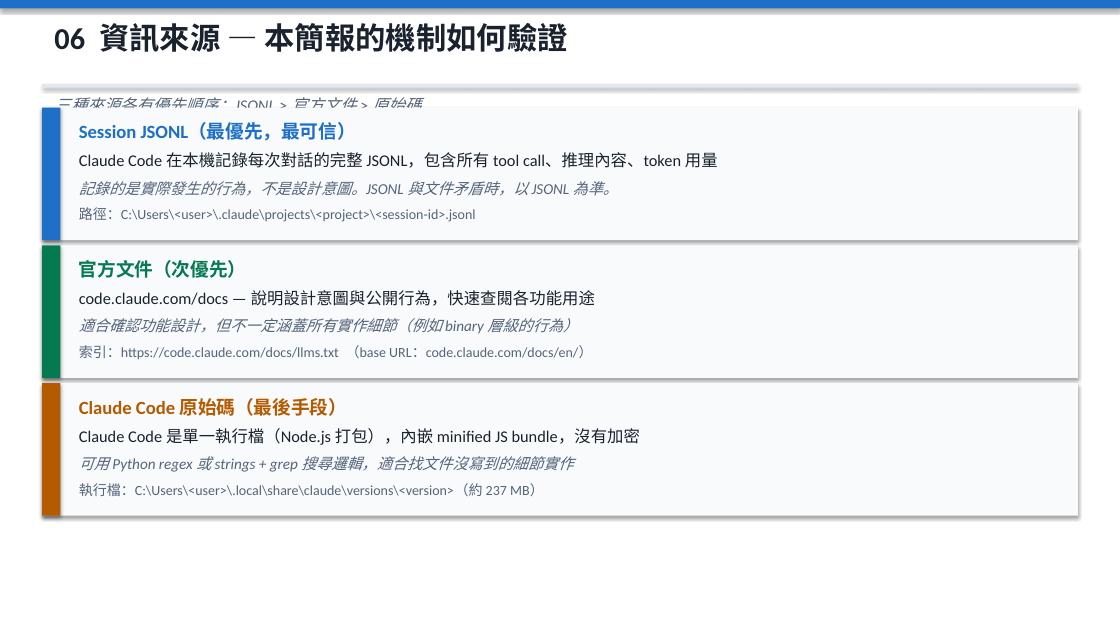
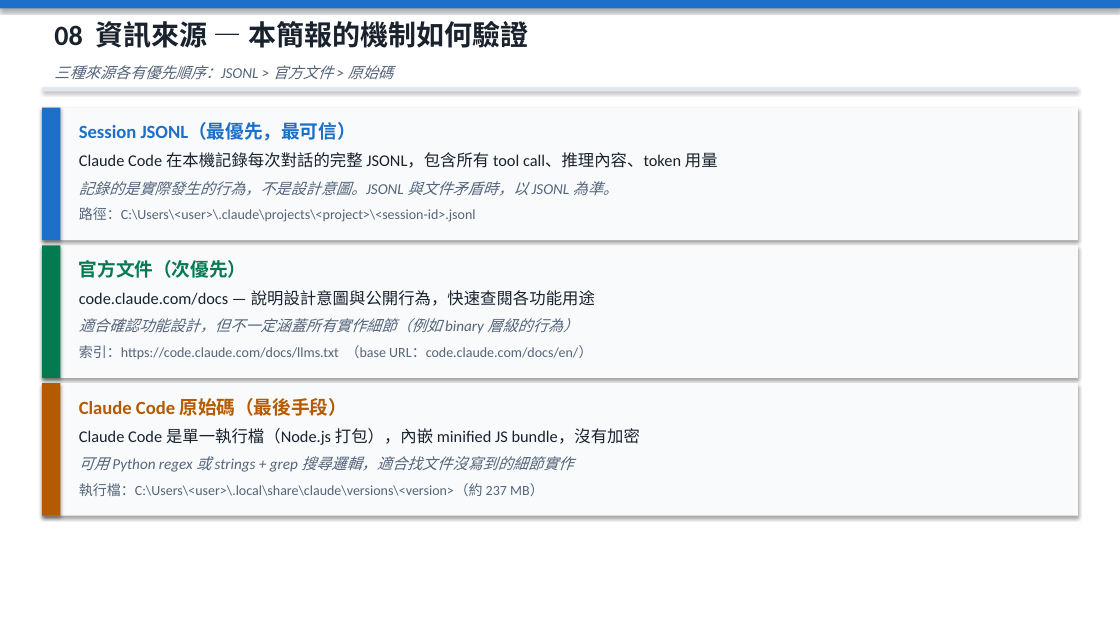
Before and after one commit to SunnyWenwen/reseach_claude_code, a slide deck: slide 22 of claude_code_full.pptx. Drawn at 1120x630 pixels with LibreOffice and Linux fonts; fonts in the diff are those of the drawing. Boxes give left, top, right and bottom in pixels: in the first picture for what was removed or moved away, otherwise in the second. Text is boxed around its words. In the diff, an @@ line names an element or a change of style, - is before the commit and + after.

```diff
--- a/claude_code_full.pptx
+++ b/claude_code_full.pptx
@@ text at [54, 21, 528, 48]: text changed; size 26 to 24 pt @@
-06 資訊來源 — 本簡報的機制如何驗證
+08 資訊來源 — 本簡報的機制如何驗證
@@ text "三種來源各有優先順序：JSONL > 官方文件 > 原始碼": place and size @@
-text "三種來源各有優先順序：JSONL > 官方文件 > 原始碼" at [54, 97, 421, 116]
+text "三種來源各有優先順序：JSONL > 官方文件 > 原始碼" at [54, 65, 393, 79]
@@ text "三種來源各有優先順序：JSONL > 官方文件 > 原始碼" at [54, 65, 393, 79]: size 14 to 13 pt @@
@@ rectangle: place and size @@
-rectangle at [42, 84, 1078, 87]
+rectangle at [42, 87, 1078, 91]
```
Also in this commit, not shown: 14 other slides changed, 1 slide added, 6 other files.
